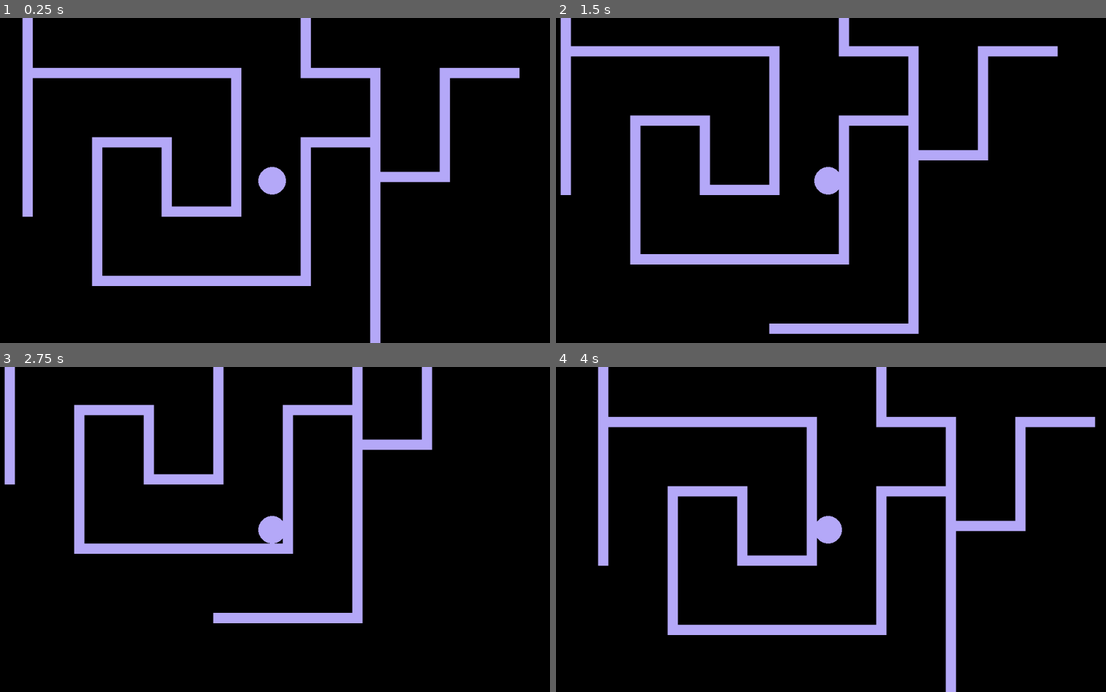
Above: before the commit, frames 1-4 (two rows, left to right).
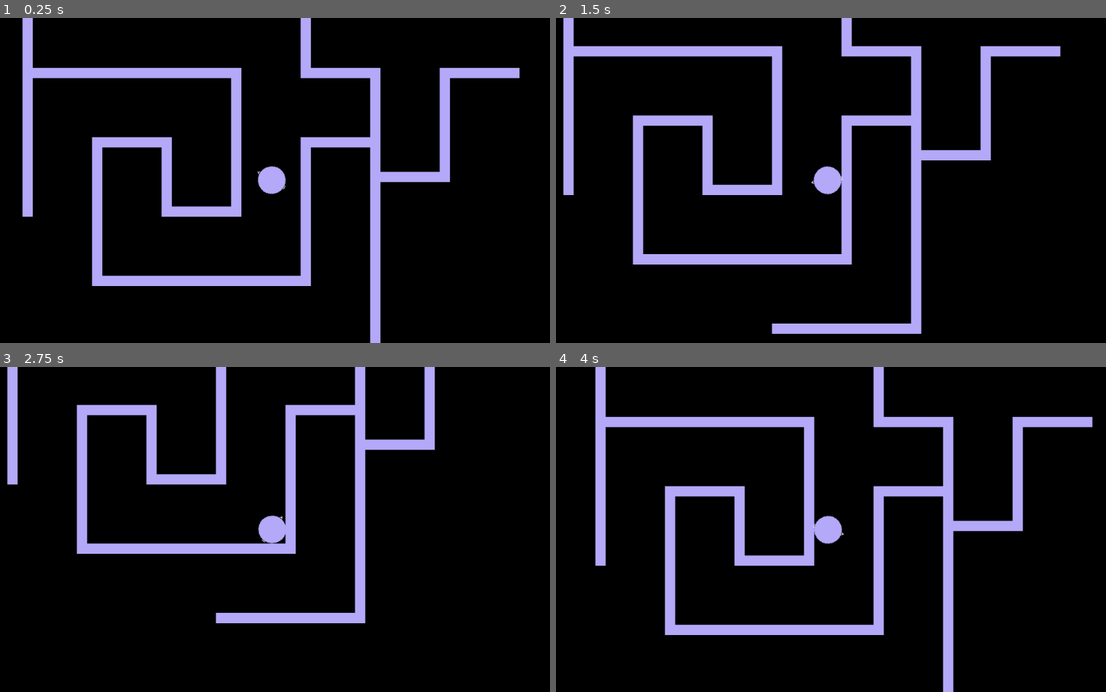
Above: after the commit, the same moments.

Repository: TriusMalarky/Maze_Runner_Test
Game: Godot game, scene res://1.tscn
Same seed, same stepped clock (60 frames per second), same inputs: the game is played once before the commit and once after it.
Inputs (mouse positions are in pixels of both pictures, inside the frame that each line leads up to):
- Up to frame 1 (0.25 s): no input
- Up to frame 2 (1.5 s): tap Enter at 0.5 s; move the mouse to (952, 164) at 0.52 s; hold Right (right) 0.53-1.28 s; tap Space at 1.25 s; move the mouse to (715, 196) at 1.27 s; hold S (down) from 1.28 s (still down)
- Up to frame 3 (2.75 s): move the mouse to (330, 458) at 2.02 s; release S (down) at 2.03 s; hold Right (right) from 2.03 s (still down)
- Up to frame 4 (4 s): tap Enter at 2.75 s; move the mouse to (798, 594) at 2.77 s; release Right (right) at 2.78 s; hold W (up) 2.78-3.53 s; move the mouse to (996, 578) at 3.52 s; hold A (left) from 3.53 s (still down)

The runs differ from the first frame. In frame 1, less than 0.1% of the frame differs, in the area x 46-53%, y 45-55%; in frame 2, 4.2%; in frame 3, 3.5%; in frame 4, 4.3%, in the area x 7-99%, y 0-100%.

Commit message:
Player Sprite
Added arrow to player sprite to show what direction its pointing

Diff:
--- a/1.tscn
+++ b/1.tscn
@@ -148,7 +148,7 @@
 0/z_index = 0
 
 [sub_resource type="CircleShape2D" id=16]
-radius = 20.0
+radius = 25.0
 
 [node name="Node2D" type="Node2D"]
 
--- a/KinematicBody2D.gd
+++ b/KinematicBody2D.gd
@@ -5,6 +5,7 @@
 var velocity = Vector2()
 
 func get_input():
+	look_at(get_global_mouse_position())
 	velocity = Vector2()
 	if Input.is_action_pressed("right"):
 		velocity.x += 1
Binary file changed: playercircle.png
Not shown, added: Raw Projects/playercircle.xcf
